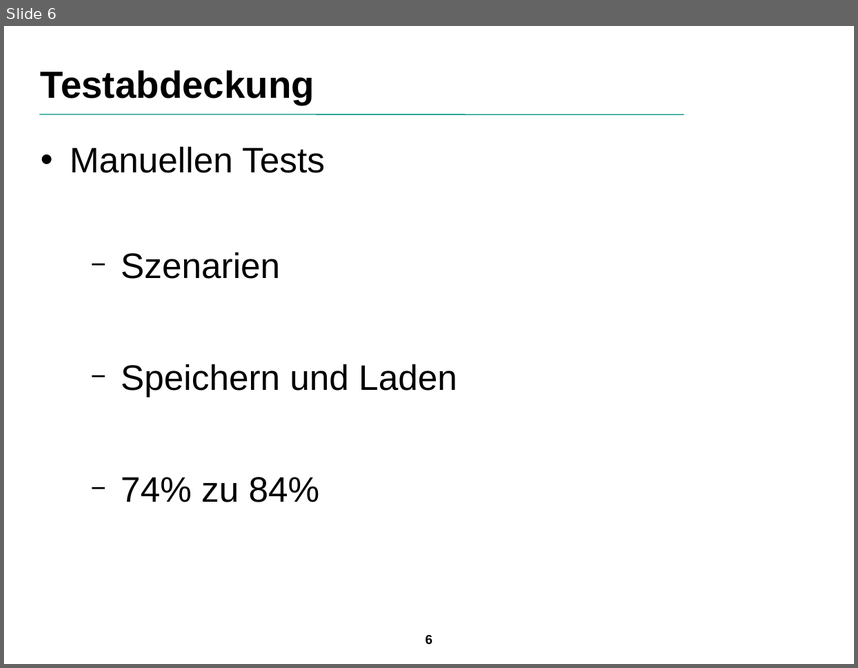
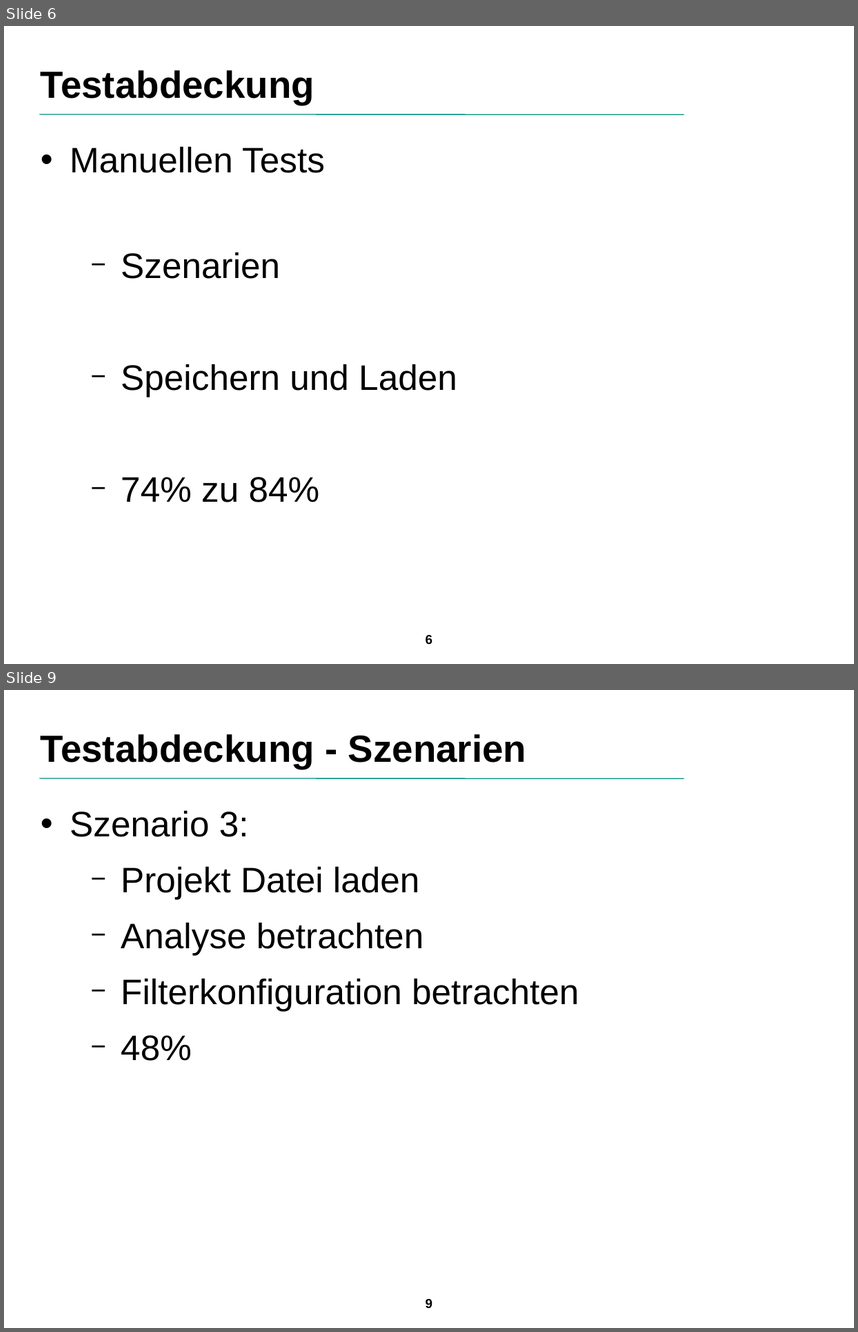
Before and after one commit to SuppenGeist/pse-ws1516-videoencoder-ta, a slide deck: Qualitätssicherung/Präsentation/Praesentation.odp. Shown one above the other, each under a label of ours: slide 6 before the commit, slides 6 and 9 after it; the slides between them are not shown. The pictures are 858x668 and 858x1332 pixels, drawn with LibreOffice and Linux fonts; fonts in the diff are those of the drawing; background and template pictures are left out. Boxes give left, top, right and bottom in pixels: in the first picture for what was removed or moved away, otherwise in the second. Text is boxed around its words. In the diff, an @@ line names an element or a change of style, - is before the commit and + after.

```diff
--- a/Qualitätssicherung/Präsentation/Praesentation.odp
+++ b/Qualitätssicherung/Präsentation/Praesentation.odp
@@ slide 9 added at [4,690,854,1328], background picture (left out); not listed: 2 template elements that a slide beside it also shows @@
@@ title added at [41,734,527,769], 32 pt, text #000000, bold @@
+Testabdeckung - Szenarien
@@ text added at [70,810,579,1061], 30 pt, text #000000 @@
+• Szenario 3:
+  − Projekt Datei laden
+  − Analyse betrachten
+  − Filterkonfiguration betrachten
+  − 48%
```
Also in this commit, not shown: 3 slides changed, 1 other slide added, 1 slide removed.
